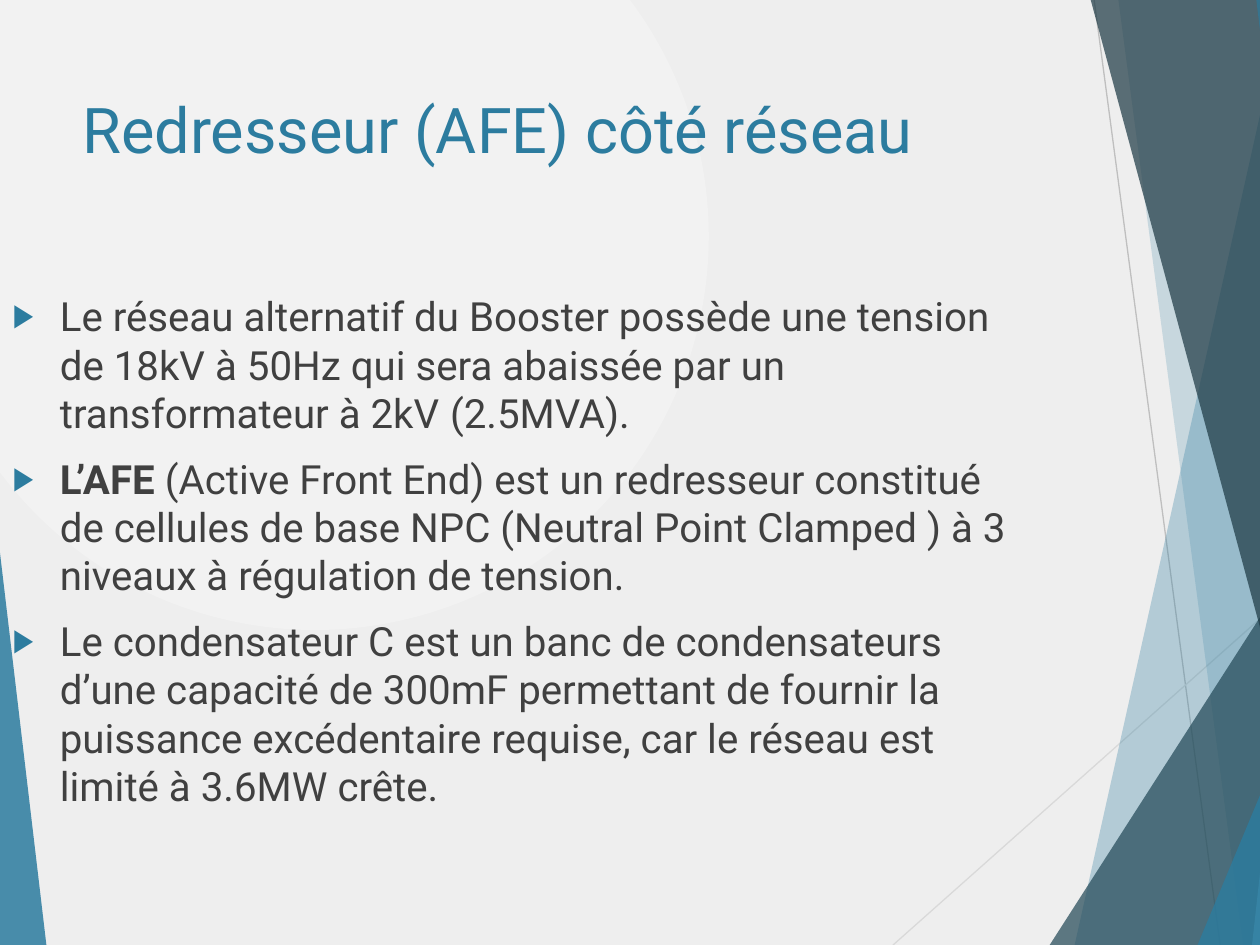
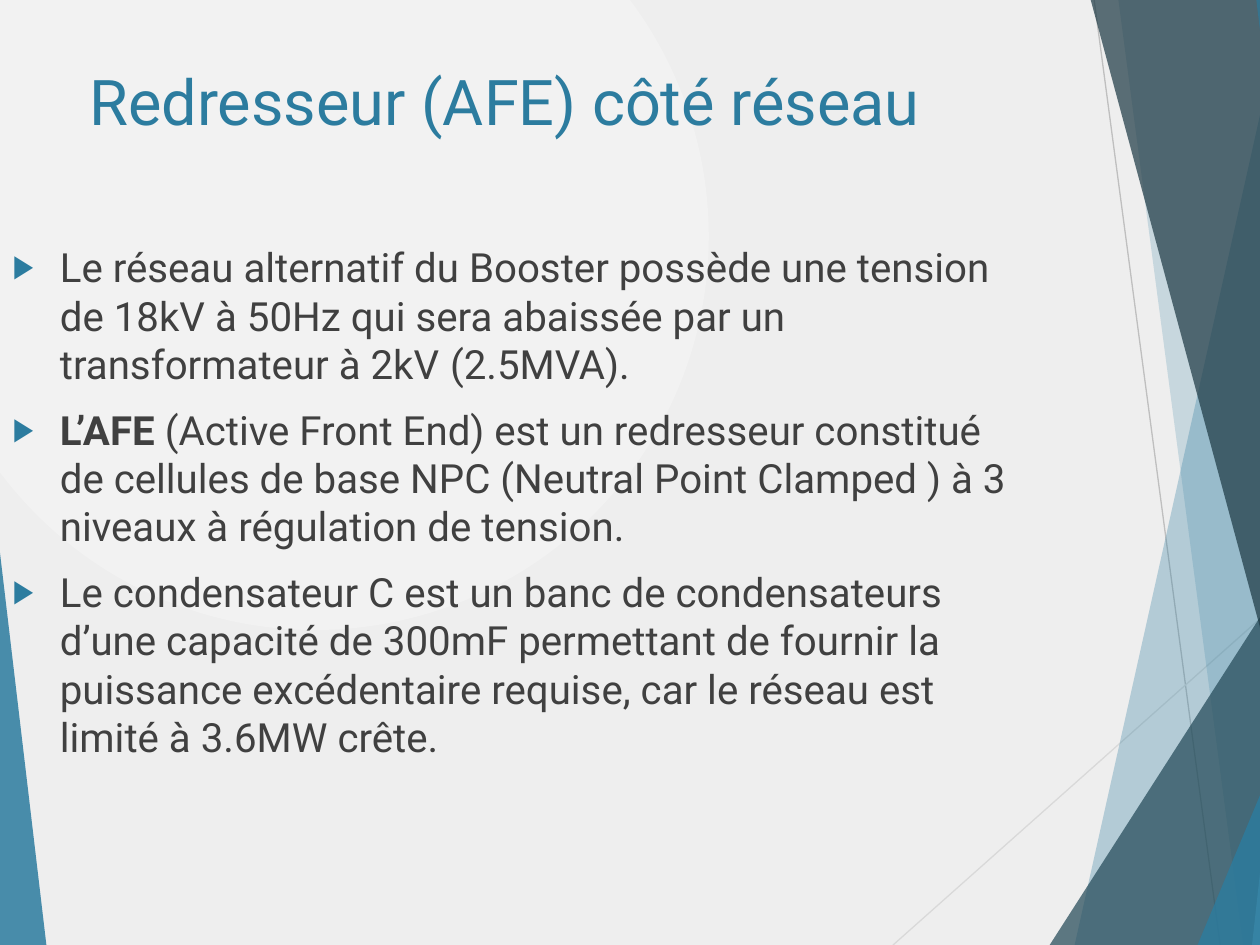
Before and after one commit to danthib76/DesignIV, a slide deck: slide 5 of Remise/Remise 2/Presentation_Remise_2.pptx (slide 4 before the commit). Drawn at 1260x945 pixels with LibreOffice and Linux fonts; fonts in the diff are those of the drawing. Boxes give left, top, right and bottom in pixels: in the first picture for what was removed or moved away, otherwise in the second. Text is boxed around its words. In the diff, an @@ line names an element or a change of style, - is before the commit and + after.

```diff
--- a/Remise/Remise 2/Presentation_Remise_2.pptx
+++ b/Remise/Remise 2/Presentation_Remise_2.pptx
@@ title "Redresseur (AFE) côté réseau": place and size @@
-title "Redresseur (AFE) côté réseau" at box(83, 102, 913, 167)
+title "Redresseur (AFE) côté réseau" at box(90, 74, 920, 139)
@@ text "Le réseau alternatif du Booster ...": place and size @@
-text "Le réseau alternatif du Booster ..." at box(60, 300, 1006, 802)
+text "Le réseau alternatif du Booster ..." at box(60, 251, 1006, 753)
```
Also in this commit, not shown: 9 other slides changed, 16 slides added, 5 slides removed.
